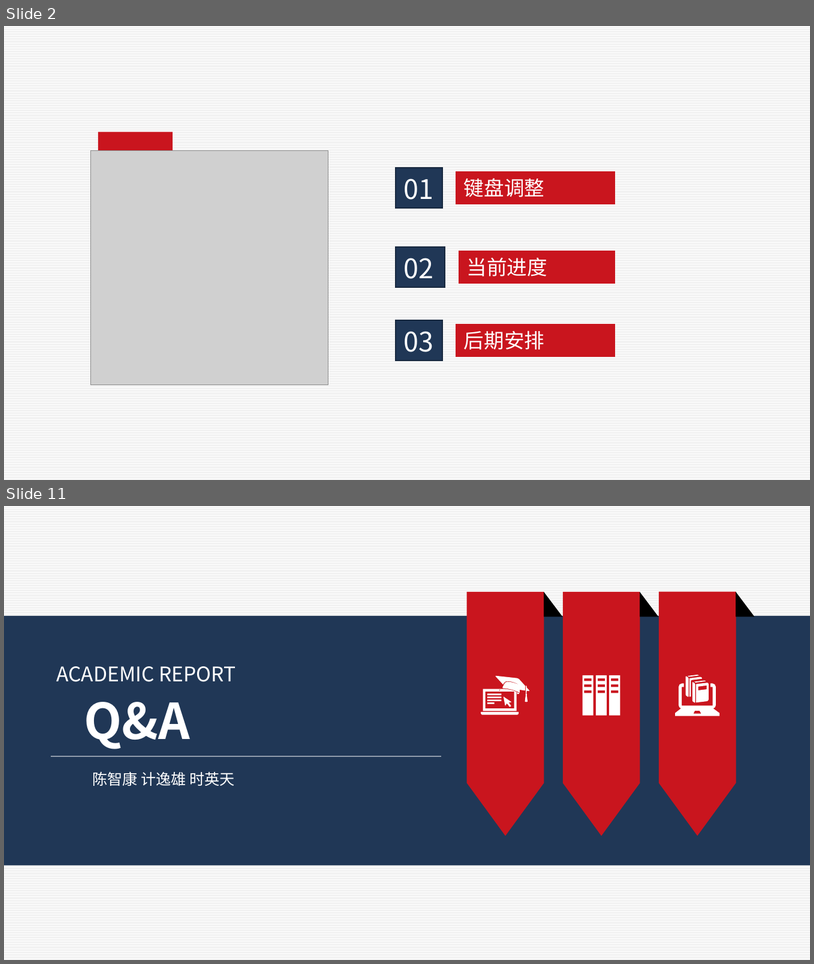
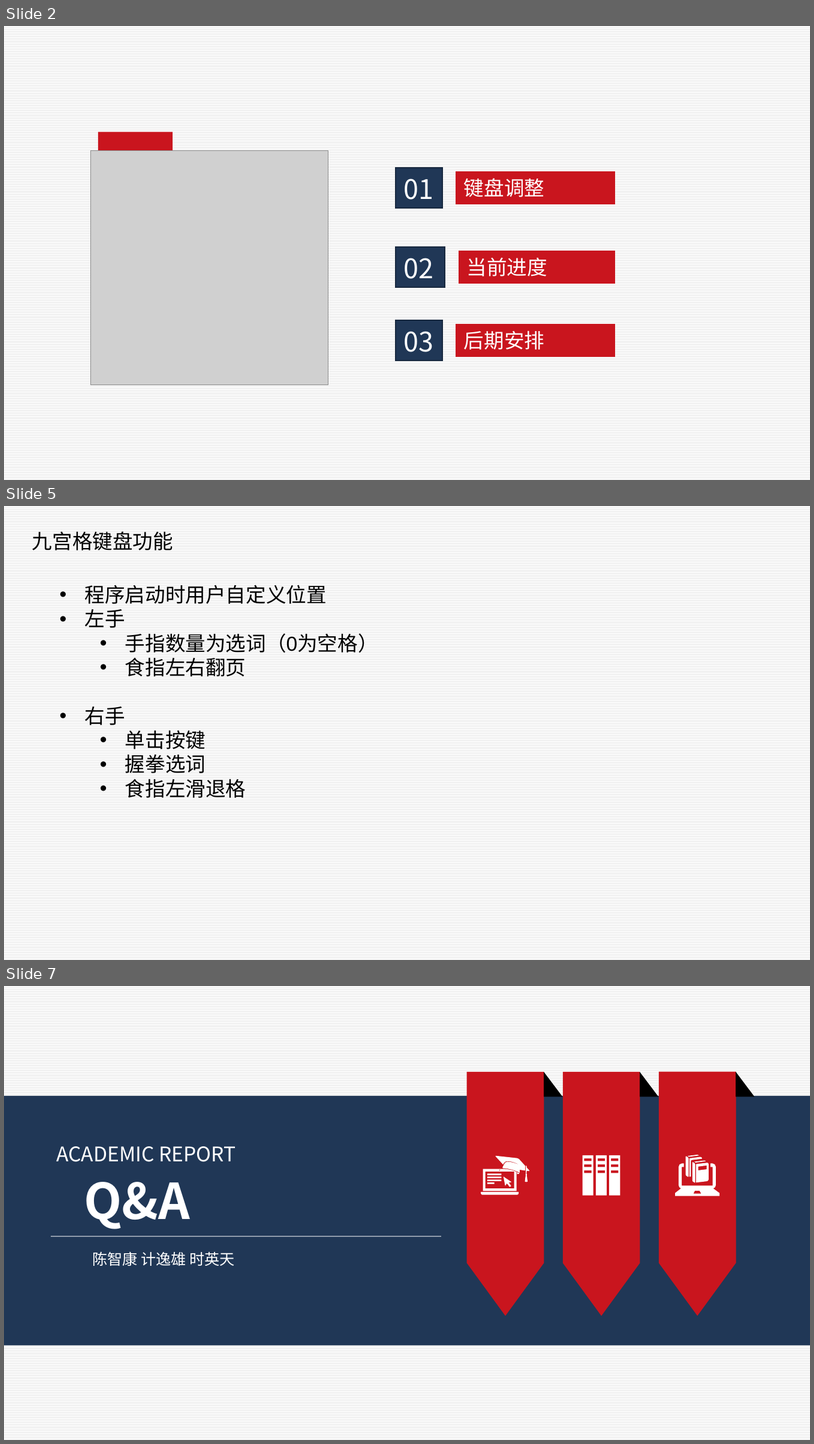
Before and after one commit to jiyixiong/keyboard, a slide deck: 人机交互.pptx. Shown one above the other, each under a label of ours: slides 2 and 11 before the commit, slides 2, 5 and 7 after it; the slides between them are not shown. The pictures are 814x964 and 814x1444 pixels, drawn with LibreOffice and Linux fonts; fonts in the diff are those of the drawing; grey boxes stand for pictures. Boxes give left, top, right and bottom in pixels: in the first picture for what was removed or moved away, otherwise in the second. Text is boxed around its words. In the diff, an @@ line names an element or a change of style, - is before the commit and + after.

```diff
--- a/人机交互.pptx
+++ b/人机交互.pptx
@@ slide 5 added at [4,506,810,960], background pattern #F2F2F2 on #FFFFFF @@
@@ text added at [32,531,173,550], 18 pt, text #000000 @@
+九宫格键盘功能
@@ text added at [85,585,378,798], 18 pt, text #000000 @@
+• 程序启动时用户自定义位置
+• 左手
+  • 手指数量为选词（0为空格）
+  • 食指左右翻页
+• 右手
+  • 单击按键
+  • 握拳选词
+  • 食指左滑退格
@@ what was slide 11 is now slide 7 @@
```
Also in this commit, not shown: 1 slide changed, 2 other slides added, 7 slides removed, 1 other file.
